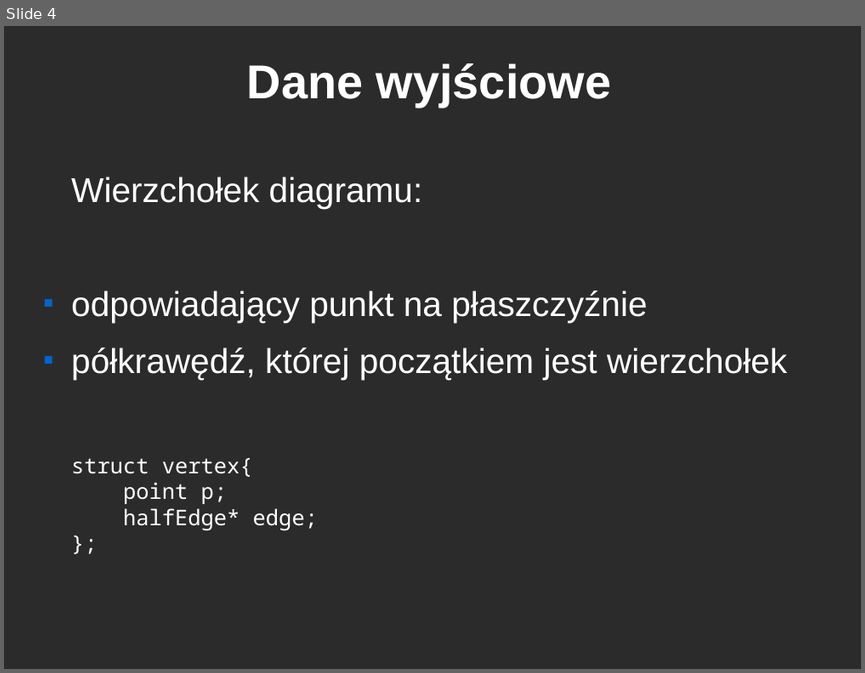
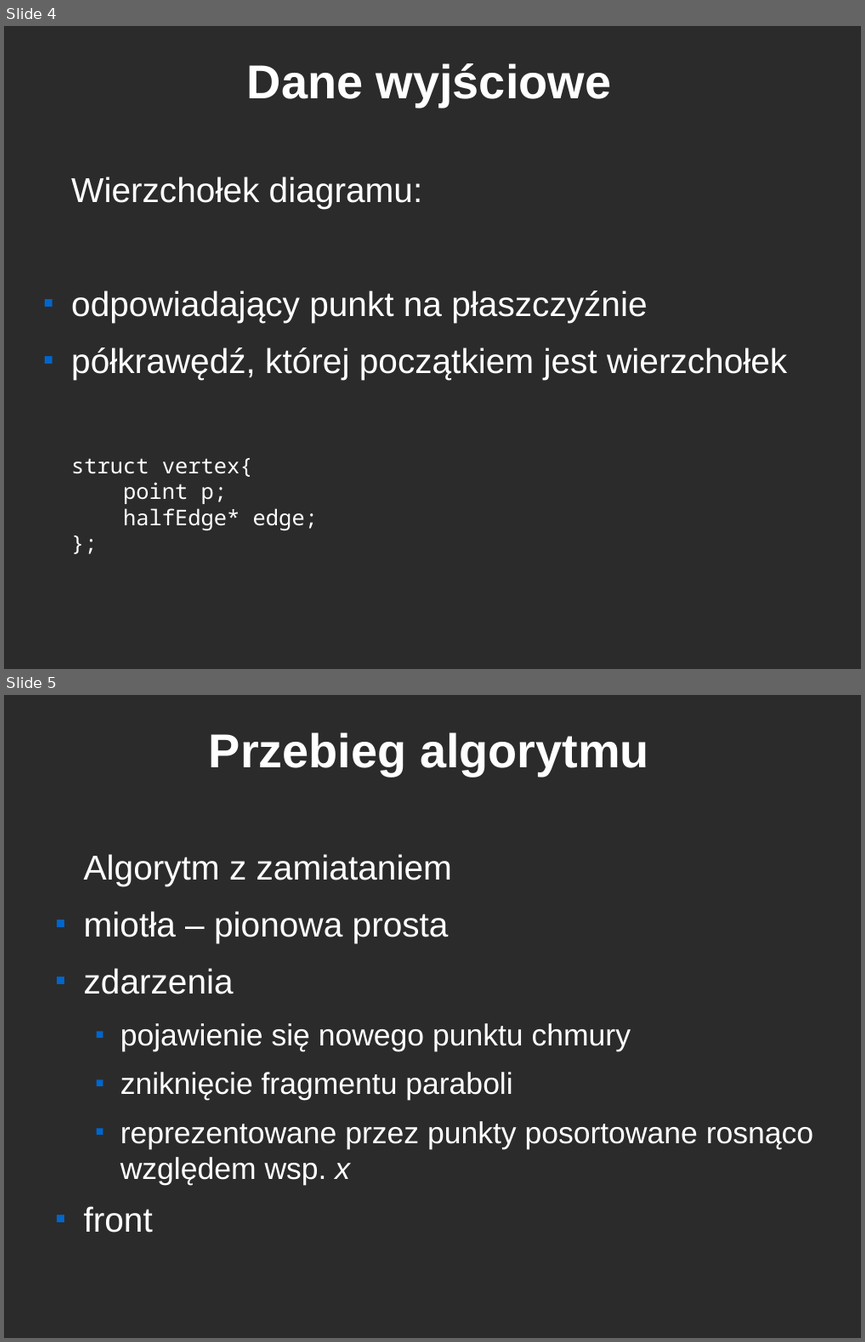
Before and after one commit to ghik/GO, a slide deck: fortune.odp. Shown one above the other, each under a label of ours: slide 4 before the commit, slides 4 and 5 after it. The pictures are 865x673 and 865x1342 pixels, drawn with LibreOffice and Linux fonts; fonts in the diff are those of the drawing; background and template pictures are left out; a plain dark background stands for a picture behind light text. Boxes give left, top, right and bottom in pixels: in the first picture for what was removed or moved away, otherwise in the second. Text is boxed around its words. In the diff, an @@ line names an element or a change of style, - is before the commit and + after.

```diff
--- a/fortune.odp
+++ b/fortune.odp
@@ slide 5 added at <box>4,695,861,1338</box>, background picture (left out) @@
@@ title added at <box>209,732,649,776</box>, 44 pt, text #FFFFFF, bold @@
+Przebieg algorytmu
@@ text added at <box>84,854,813,1232</box>, 28 pt, text #FFFFFF @@
+Algorytm z zamiataniem
+■ miotła – pionowa prosta
+■ zdarzenia
+  ■ pojawienie się nowego punktu chmury
+  ■ zniknięcie fragmentu paraboli
+  ■ reprezentowane przez punkty posortowane rosnąco względem wsp. x
+■ front
```
Also in this commit, not shown: 6 other slides added.
